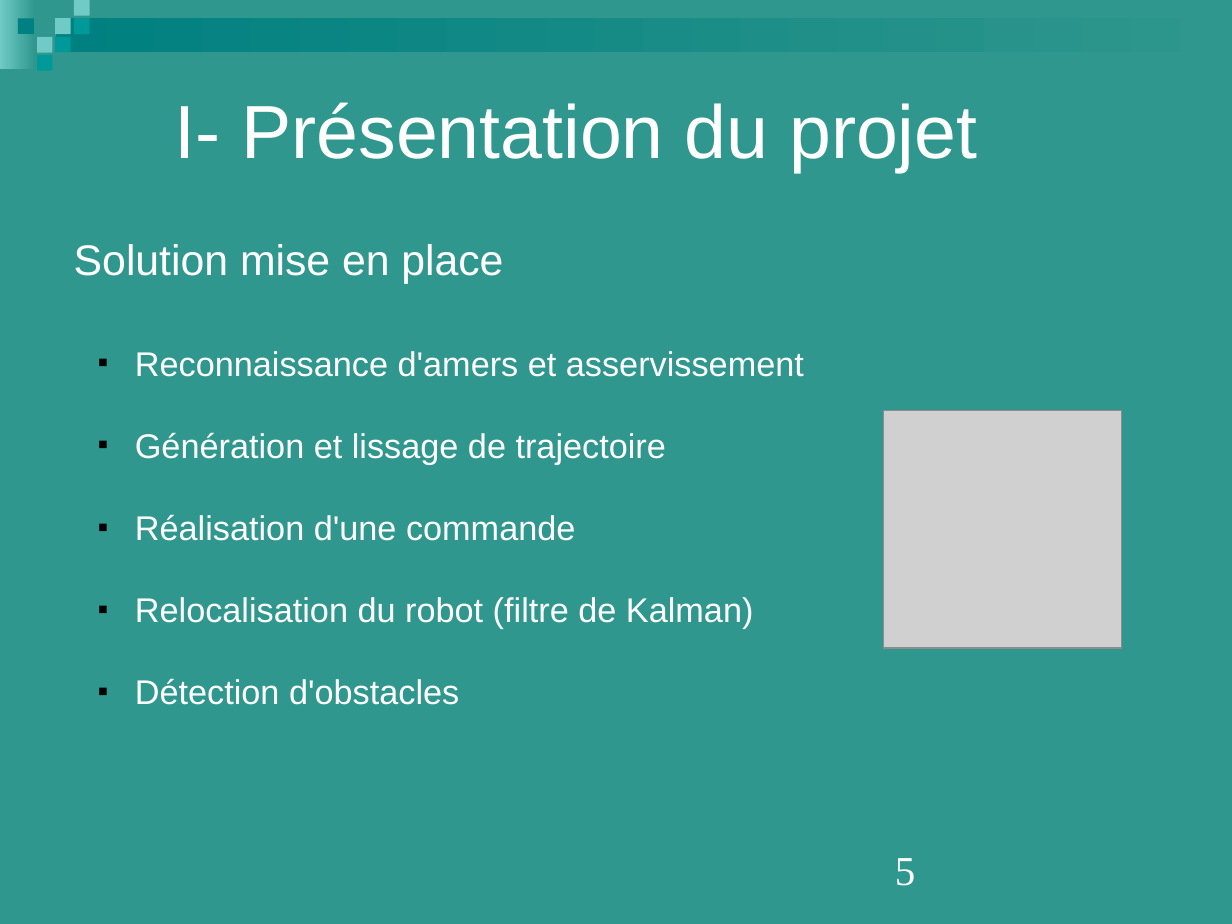
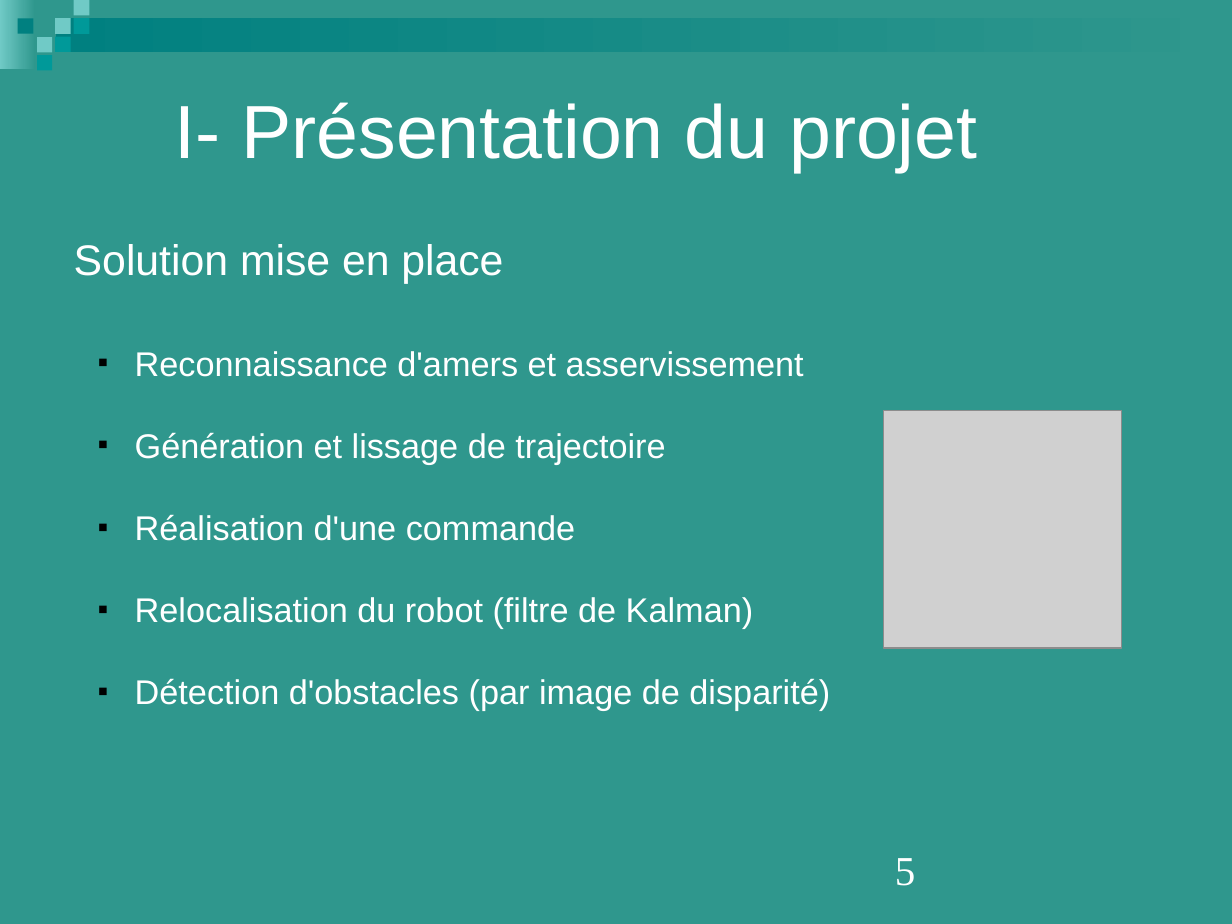
Before and after one commit to Projet-M2-TurtleBot-UPS/TurtleBot-doc, a slide deck: slide 5 of Livrables_2017-2018/Présentation.ppt. Drawn at 1232x924 pixels with LibreOffice and Linux fonts; fonts in the diff are those of the drawing; grey boxes stand for pictures. Boxes give left, top, right and bottom in pixels: in the first picture for what was removed or moved away, otherwise in the second. Text is boxed around its words. In the diff, an @@ line names an element or a change of style, - is before the commit and + after.

```diff
--- a/Livrables_2017-2018/Présentation.ppt
+++ b/Livrables_2017-2018/Présentation.ppt
@@ text at bbox=[135, 678, 830, 711]: text changed @@
-  ■ Détection d'obstacles
+  ■ Détection d'obstacles (par image de disparité)
```
Also in this commit, not shown: 4 other slides changed, 3 other files.
